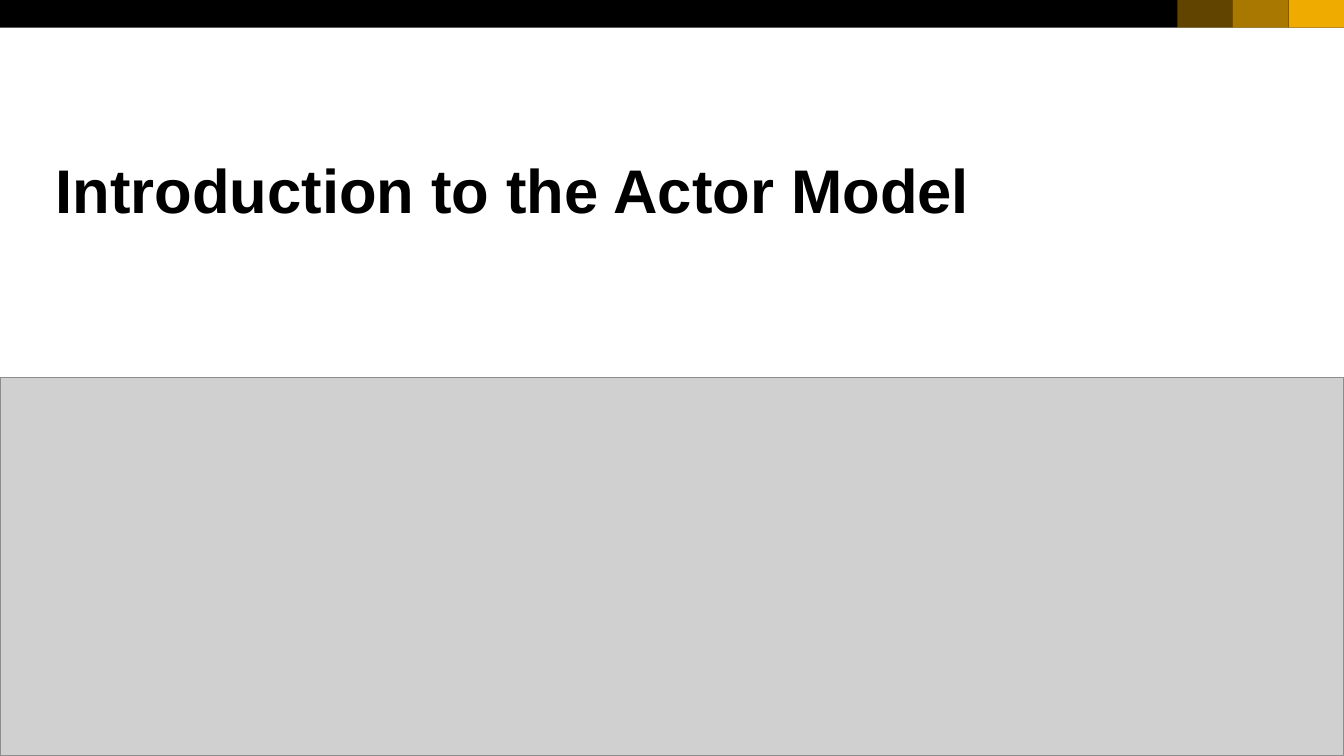
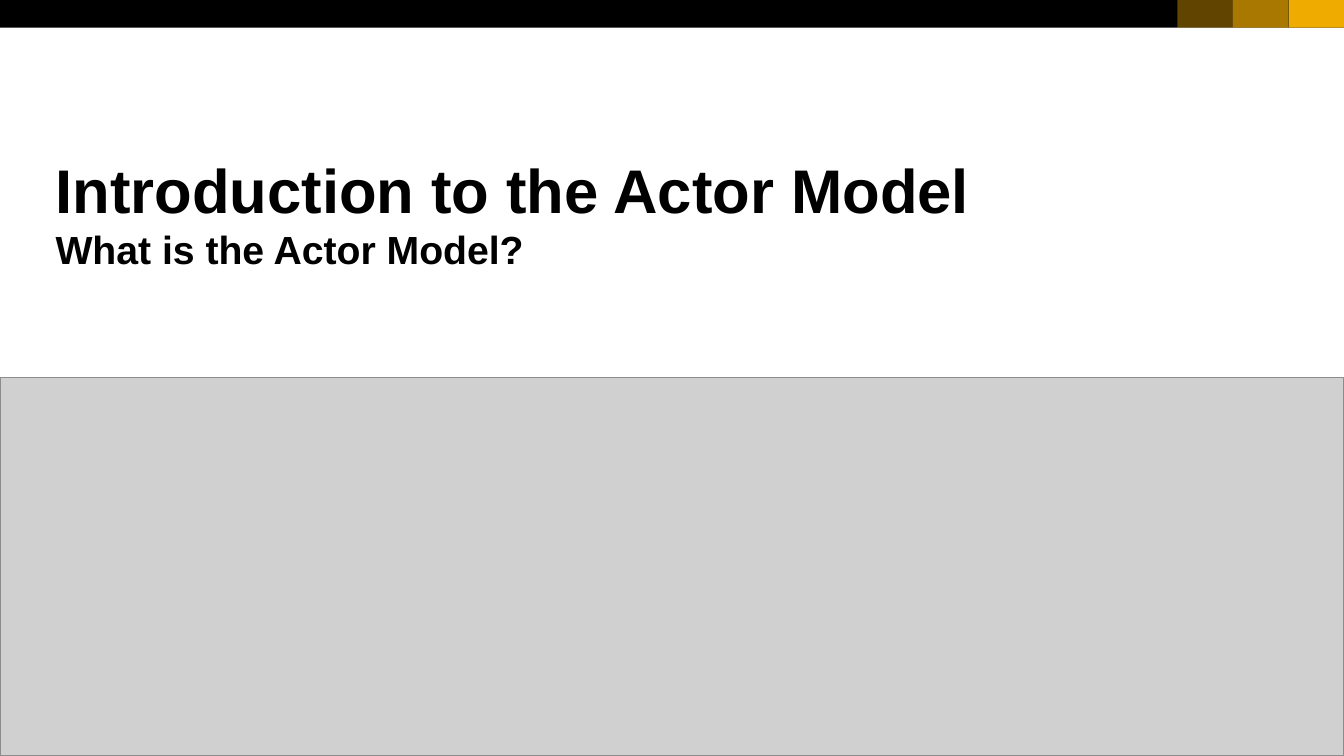
Before and after one commit to ChrisWhealy/WeatherDemo, a slide deck: slide 3 of documentation/Using the Actor Model.ppsx. Drawn at 1344x756 pixels with LibreOffice and Linux fonts; fonts in the diff are those of the drawing; grey boxes stand for pictures. Boxes give left, top, right and bottom in pixels: in the first picture for what was removed or moved away, otherwise in the second. Text is boxed around its words. In the diff, an @@ line names an element or a change of style, - is before the commit and + after.

Commit message:
Update Actor Model presentation

```diff
--- a/documentation/Using the Actor Model.ppsx
+++ b/documentation/Using the Actor Model.ppsx
@@ text at (56,235,524,265): paragraph added @@
+What is the Actor Model?
```
Also in this commit, not shown: 9 other slides changed, 7 slides added, 2 slides removed.
